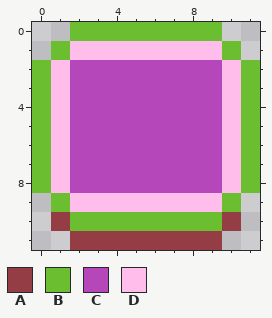
Pixel-art file -- gui/widget-selected.ase. Above is the file before it was changed.
12x12 pixels, 1 frame.
Palette (. is transparent): A #943d45  B #6abe30  C #b547ba  D #ffbdeb
Pixels before, first column x 0:
 0 ..BBBBBBBB..
 1 .BDDDDDDDDB.
 2 BDCCCCCCCCDB
 3 BDCCCCCCCCDB
 4 BDCCCCCCCCDB
 5 BDCCCCCCCCDB
 6 BDCCCCCCCCDB
 7 BDCCCCCCCCDB
 8 BDCCCCCCCCDB
 9 .BDDDDDDDDB.
10 .ABBBBBBBBA.
11 ..AAAAAAAA..
Once edited:
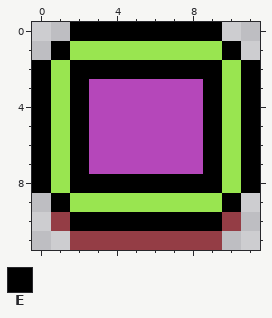
Colours new in this view: E #000000
What changed:
colour D: #ffbdeb -> #99e550
y 0: x 2..9 BBBBBBBB -> EEEEEEEE
y 1: x 1 B -> E; x 10 B -> E
y 2: x 0 B -> E; x 2..9 CCCCCCCC -> EEEEEEEE; x 11 B -> E
y 3..7: x 0 B -> E; x 2 C -> E; x 9 C -> E; x 11 B -> E
y 8: x 0 B -> E; x 2..9 CCCCCCCC -> EEEEEEEE; x 11 B -> E
y 9: x 1 B -> E; x 10 B -> E
y 10: x 2..9 BBBBBBBB -> EEEEEEEE
